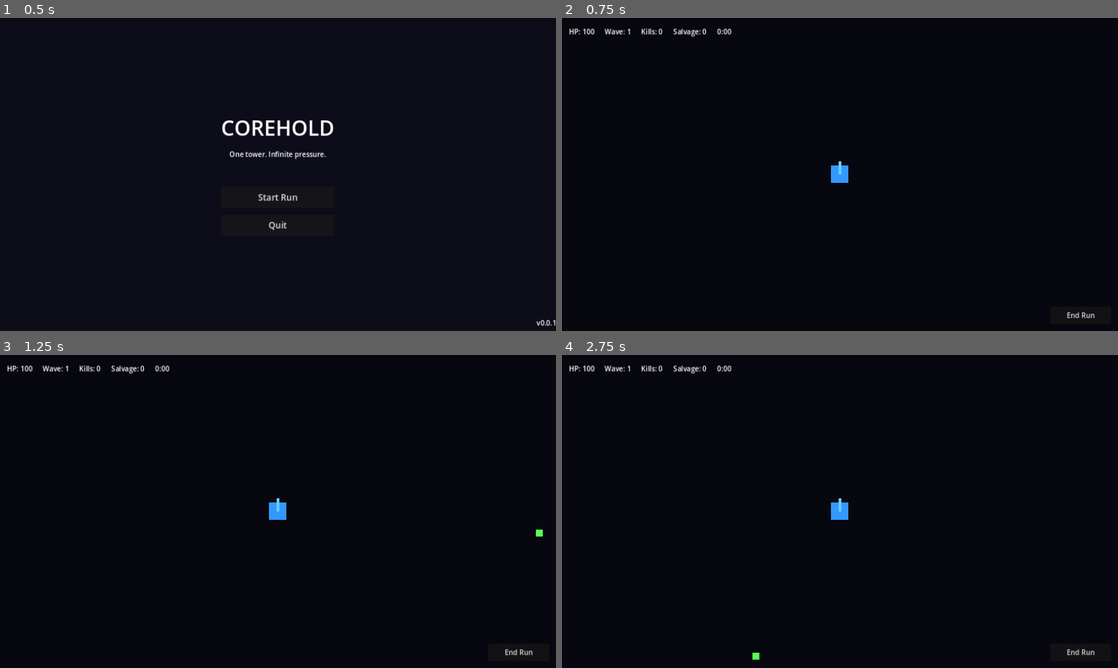
Above: before the commit, frames 1-4 (two rows, left to right).
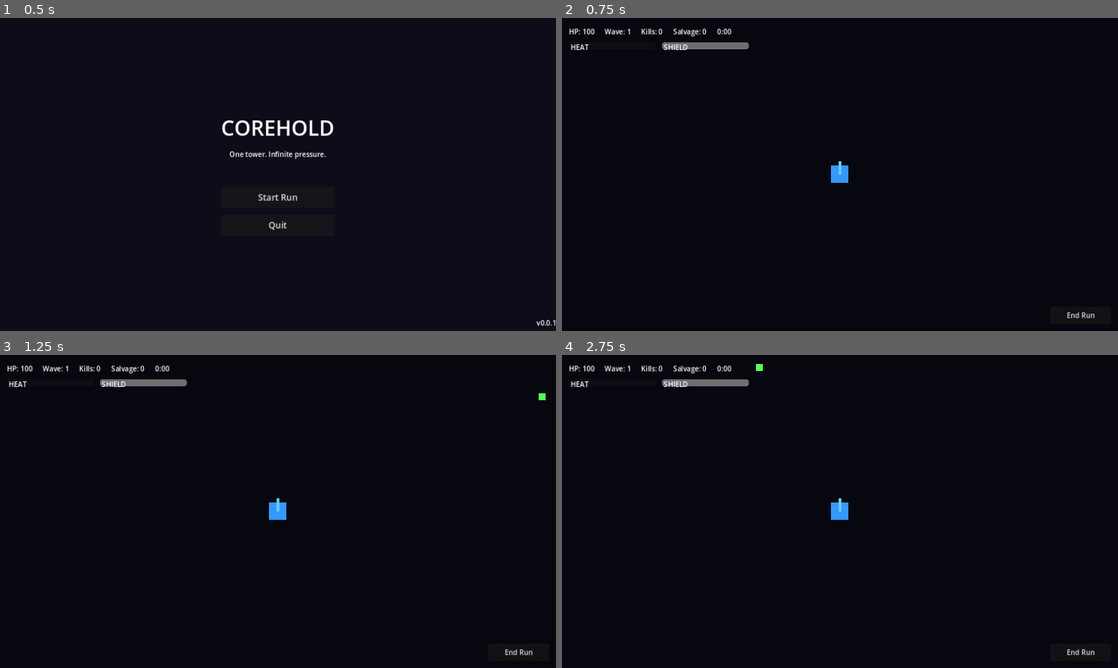
Above: after the commit, the same moments.

Repository: Mnehmos/corehold
Game: Godot game, scene res://scenes/MainMenu.tscn
The game is run twice, just before and just after one commit, with the same random seed, the same clock (stepped at 60 frames per second) and the same inputs.
Inputs:
- Up to frame 1 (0.5 s): no input
- Up to frame 2 (0.75 s): click "Start Run" at 0.5 s
- Up to frame 3 (1.25 s): no input
- Up to frame 4 (2.75 s): click "End Run" at 1.25 s; click "Restart" at 2 s

Frame 1 is identical in both runs. In frame 2, 0.4% of the frame differs, in the area x 1-34%, y 7-11%; in frame 3, 0.4%, in the area x 1-99%, y 7-58%; in frame 4, 0.4%.

Commit message:
feat: sprint 2-3 — WaveDirector, enemy archetypes, heat/power/shield systems (closes #10 #11 #12 #13 #14 #15 #16 #17)
Wave System (#10 #11 #13):
- WaveDirector.gd: formal wave progression from waves.json with scaling
- Boss waves every 10 waves with escort swarmers
- Difficulty scaling: HP/speed/count multipliers per wave
- Wave completion bonus salvage, boss kill bonus salvage
- Arena-edge spawning using Constants.ARENA_WIDTH/HEIGHT

Enemy Archetypes (#12):
- Enemy.gd: shield support (absorbs damage, regens after delay)
- Bomber archetype: explodes on contact for heavy damage then dies
- Boss archetype: added to 'bosses' group, distinct visual size
- All 8 enemy types from enemies.json fully functional

Machine Systems (#15 #16 #17):
- HeatSystem.gd: heat per shot, passive decay, overheat at 90%
- Overheating locks firing for 2s, fire rate decreases above 70% heat
- PowerSystem.gd: power draw tracking with capacity limits
- ShieldSystem.gd: absorbs damage before HP, regens after 3s delay

HUD & Integration:
- Tower.tscn: HeatSystem + ShieldSystem child nodes
- Game.tscn: Heat bar, Shield bar, Boss health bar
- Game.gd: delegates to WaveDirector, event-driven HUD updates

Diff:
--- a/scenes/Game.tscn
+++ b/scenes/Game.tscn
@@ -19,7 +19,7 @@
 anchors_preset = 0
 offset_left = 16.0
 offset_top = 16.0
-offset_right = 480.0
+offset_right = 600.0
 offset_bottom = 48.0
 theme_override_constants/separation = 24
 
@@ -43,6 +43,61 @@
 layout_mode = 2
 text = "0:00"
 
+[node name="HeatBar" type="ProgressBar" parent="HUD"]
+anchors_preset = 0
+offset_left = 16.0
+offset_top = 56.0
+offset_right = 216.0
+offset_bottom = 72.0
+max_value = 100.0
+value = 0.0
+show_percentage = false
+
+[node name="HeatLabel" type="Label" parent="HUD/HeatBar"]
+layout_mode = 0
+offset_left = 4.0
+offset_top = 0.0
+offset_right = 60.0
+offset_bottom = 16.0
+text = "HEAT"
+
+[node name="ShieldBar" type="ProgressBar" parent="HUD"]
+anchors_preset = 0
+offset_left = 230.0
+offset_top = 56.0
+offset_right = 430.0
+offset_bottom = 72.0
+max_value = 50.0
+value = 50.0
+show_percentage = false
+
+[node name="ShieldLabel" type="Label" parent="HUD/ShieldBar"]
+layout_mode = 0
+offset_left = 4.0
+offset_top = 0.0
+offset_right = 60.0
+offset_bottom = 16.0
+text = "SHIELD"
+
+[node name="BossBar" type="ProgressBar" parent="HUD"]
+visible = false
+anchors_preset = 0
+offset_left = 440.0
+offset_top = 340.0
+offset_right = 840.0
+offset_bottom = 364.0
+max_value = 500.0
+value = 500.0
+show_percentage = false
+
+[node name="BossLabel" type="Label" parent="HUD/BossBar"]
+layout_mode = 0
+offset_left = 4.0
+offset_top = -16.0
+offset_right = 100.0
+offset_bottom = 0.0
+text = "BOSS CORE"
+
 [node name="EndRunButton" type="Button" parent="HUD"]
 anchors_preset = 3
 anchor_left = 1.0
--- a/scenes/Tower.tscn
+++ b/scenes/Tower.tscn
@@ -1,6 +1,8 @@
 [gd_scene load_steps=4 format=3 uid="uid://bqtower001"]
 
 [ext_resource type="Script" path="res://scripts/combat/Tower.gd" id="1_tower"]
+[ext_resource type="Script" path="res://scripts/systems/HeatSystem.gd" id="2_heat"]
+[ext_resource type="Script" path="res://scripts/systems/ShieldSystem.gd" id="3_shield"]
 
 [sub_resource type="CircleShape2D" id="CircleShape2D_range"]
 resource_name = "CircleShape2D_range"
@@ -42,3 +44,9 @@
 
 [node name="HitboxCollision" type="CollisionShape2D" parent="Hitbox"]
 shape = SubResource("CircleShape2D_hitbox")
+
+[node name="HeatSystem" type="Node" parent="."]
+script = ExtResource("2_heat")
+
+[node name="ShieldSystem" type="Node" parent="."]
+script = ExtResource("3_shield")
--- a/scripts/combat/Enemy.gd
+++ b/scripts/combat/Enemy.gd
@@ -13,10 +13,12 @@
 
 extends Node2D
 ## Enemy entity. Handles movement toward tower, HP, damage, and death.
+## Supports archetypes: swarmer, runner, brute, shielded, bomber, splitter, jammer, boss.
 
 signal died(enemy: Node2D)
 
 var enemy_id: String = ""
+var enemy_name: String = ""
 var hp: int = 15
 var max_hp: int = 15
 var speed: float = 120.0
@@ -24,9 +26,17 @@
 var salvage_reward: int = 2
 var enemy_color: Color = Color.GREEN
 var enemy_size: float = 8.0
+var is_boss: bool = false
+var shield_hp: int = 0
+var max_shield_hp: int = 0
+var shield_regen_rate: float = 2.0
+var is_bomber: bool = false
 var _tower_position: Vector2 = Vector2.ZERO
 var _attack_cooldown: float = 0.0
 var _attack_interval: float = 1.0
+var _shield_regen_timer: float = 0.0
+var _shield_regen_delay: float = 3.0
+var _time_since_last_hit: float = 0.0
 
 @onready var _body: ColorRect = $EnemyBody
 @onready var _hitbox: Area2D = $Hitbox
@@ -37,6 +47,7 @@
 
 func setup(data: Dictionary, tower_pos: Vector2) -> void:
 	enemy_id = data.get("id", "unknown")
+	enemy_name = data.get("name", "Unknown")
 	hp = data.get("hp", 15)
 	max_hp = hp
 	speed = data.get("speed", 120.0)
@@ -44,12 +55,22 @@
 	salvage_reward = data.get("salvage_reward", 2)
 	enemy_color = Color.from_string(data.get("color", "#55ff55"), Color.GREEN)
 	enemy_size = data.get("size", 8.0)
+	is_boss = data.get("is_boss", false)
+	shield_hp = int(data.get("shield", 0))
+	max_shield_hp = shield_hp
+	is_bomber = enemy_id == "bomber"
 	_tower_position = tower_pos
+	if is_boss:
+		add_to_group("bosses")
 	_update_visual()
+
+func get_enemy_id() -> String:
+	return enemy_id
 
 func _process(delta: float) -> void:
 	if _tower_position == Vector2.ZERO:
 		return
+	_process_shield_regen(delta)
 	var direction: Vector2 = global_position.direction_to(_tower_position)
 	var distance: float = global_position.distance_to(_tower_position)
 	if distance > 24.0:
@@ -58,12 +79,27 @@
 		_attack_cooldown -= delta
 		if _attack_cooldown <= 0.0:
 			_attack_tower()
+			if is_bomber:
+				_die()
+				return
 			_attack_cooldown = _attack_interval
 
 func take_damage(amount: int) -> void:
+	_time_since_last_hit = 0.0
+	if shield_hp > 0:
+		var absorbed: int = mini(amount, shield_hp)
+		shield_hp -= absorbed
+		amount -= absorbed
 	hp -= amount
 	if hp <= 0:
 		_die()
+
+func _process_shield_regen(delta: float) -> void:
+	if max_shield_hp <= 0:
+		return
+	_time_since_last_hit += delta
+	if _time_since_last_hit >= _shield_regen_delay:
+		shield_hp = mini(max_shield_hp, shield_hp + int(shield_regen_rate * delta))
 
 func _attack_tower() -> void:
 	var towers: Array[Node] = get_tree().get_nodes_in_group("tower")
--- a/scripts/combat/Tower.gd
+++ b/scripts/combat/Tower.gd
@@ -1,6 +1,6 @@
 # Corehold
 # File: scripts/combat/Tower.gd
-# Purpose: Tower entity handling HP, rotation, targeting, and weapon firing
+# Purpose: Tower entity handling HP, rotation, targeting, weapon firing, heat, and shields
 #
 # Contribution Flow:
 # Issue → Branch → Test → Implement → PR → Review → Revise → Docs → Squash Merge → Main
@@ -12,7 +12,7 @@
 # - Update docs when behavior, architecture, setup, or data formats change.
 
 extends Node2D
-## Tower entity. Handles HP, rotation, targeting, and weapon firing.
+## Tower entity. Handles HP, rotation, targeting, weapon firing, heat, and shields.
 
 signal died
 
@@ -21,11 +21,15 @@
 @export var fire_rate: float = Constants.DEFAULT_FIRE_RATE
 @export var damage: int = Constants.DEFAULT_DAMAGE
 @export var projectile_speed: float = Constants.DEFAULT_PROJECTILE_SPEED
+@export var heat_per_shot: float = 2.0
 
 var hp: int = 0
 var _fire_cooldown: float = 0.0
 var _target: Node2D = null
 var _enemies_in_range: Array[Node2D] = []
+
+var heat_system: Node = null
+var shield_system: Node = null
 
 @onready var _barrel: Node2D = $BarrelPivot
 @onready var _range_area: Area2D = $RangeArea
@@ -34,6 +38,8 @@
 func _ready() -> void:
 	add_to_group("tower")
 	hp = max_hp
+	heat_system = $HeatSystem
+	shield_system = $ShieldSystem
 	if _range_area:
 		_range_area.area_entered.connect(_on_area_entered)
 		_range_area.area_exited.connect(_on_area_exited)
@@ -42,10 +48,17 @@
 	_update_target()
 	_rotate_toward_target()
 	_fire_cooldown -= delta
+	if heat_system:
+		heat_system.process_heat(delta)
+	if shield_system:
+		shield_system.process_shield(delta)
 	_try_fire()
 
 func take_damage(amount: int, source: String = "") -> void:
-	hp = max(0, hp - amount)
+	var remaining: int = amount
+	if shield_system:
+		remaining = shield_system.absorb_damage(amount)
+	hp = max(0, hp - remaining)
 	EventBus.tower_damaged.emit(amount, source)
 	RunState.tower_hp = hp
 	if hp <= 0:
@@ -98,7 +111,14 @@
 func _try_fire() -> void:
 	if _target == null or _fire_cooldown > 0.0:
 		return
-	_fire_cooldown = 1.0 / fire_rate
+	if heat_system and heat_system.is_overheated:
+		return
+	var effective_fire_rate: float = fire_rate
+	if heat_system:
+		effective_fire_rate *= heat_system.get_fire_rate_multiplier()
+	_fire_cooldown = 1.0 / effective_fire_rate
+	if heat_system and not heat_system.add_heat(heat_per_shot):
+		return
 	_spawn_projectile()
 
 func _spawn_projectile() -> void:
--- a/scripts/combat/WaveDirector.gd
+++ b/scripts/combat/WaveDirector.gd
@@ -13,4 +13,156 @@
 
 extends Node
 ## Wave director. Manages wave progression, spawning, and difficulty scaling.
-## Will be implemented in Sprint 2 (Issue #10).
+
+signal wave_started(wave_number: int)
+signal wave_completed(wave_number: int)
+signal boss_wave_started(woss_id: String)
+
+var wave_number: int = 0
+var enemies_alive: int = 0
+var _spawn_queue: Array = []
+var _spawn_timer: float = 0.0
+var _is_spawning: bool = false
+var _is_wave_rest: bool = false
+var _wave_rest_timer: float = 0.0
+var _waves_data: Array = []
+var _scaling: Dictionary = {}
+var _tower_position: Vector2 = Vector2.ZERO
+
+func start(tower_pos: Vector2) -> void:
+	_tower_position = tower_pos
+	_waves_data = GameState.waves_data.get("waves", [])
+	_scaling = GameState.waves_data.get("scaling", {})
+	begin_next_wave()
+
+func begin_next_wave() -> void:
+	wave_number += 1
+	RunState.wave_number = wave_number
+	wave_started.emit(wave_number)
+	EventBus.wave_started.emit(wave_number)
+	_build_spawn_queue()
+	_is_spawning = true
+	_spawn_timer = 0.0
+	var is_boss: bool = wave_number % Constants.BOSS_INTERVAL == 0
+	if is_boss:
+		boss_wave_started.emit("boss_core")
+
+func process(delta: float) -> void:
+	_process_spawning(delta)
+	if _is_wave_rest:
+		_wave_rest_timer -= delta
+		if _wave_rest_timer <= 0.0:
+			_is_wave_rest = false
+			begin_next_wave()
+	if not _is_spawning and enemies_alive <= 0 and not _is_wave_rest and wave_number > 0:
+		wave_completed.emit(wave_number)
+		EventBus.wave_completed.emit(wave_number)
+		_grant_wave_bonus()
+		_is_wave_rest = true
+		_wave_rest_timer = Constants.WAVE_REST_TIME
+
+func _build_spawn_queue() -> void:
+	_spawn_queue.clear()
+	var wave_def: Dictionary = _find_wave_definition(wave_number)
+	var groups: Array = wave_def.get("groups", [])
+	var is_boss_wave: bool = wave_number % Constants.BOSS_INTERVAL == 0
+	if is_boss_wave:
+		_build_boss_wave()
+		return
+	for group in groups:
+		var enemy_id: String = group.get("enemy", "swarmer")
+		var count: int = int(group.get("count", 1) * _get_count_multiplier())
+		var delay: float = group.get("delay", 0.5)
+		var enemy_data: Dictionary = GameState.get_enemy_by_id(enemy_id)
+		if enemy_data.is_empty():
+			continue
+		var scaled_data: Dictionary = _apply_scaling(enemy_data.duplicate())
+		for i in count:
+			_spawn_queue.append({"data": scaled_data.duplicate(), "delay": delay})
+
+func _build_boss_wave() -> void:
+	var boss_data: Dictionary = GameState.get_enemy_by_id("boss_core")
+	if boss_data.is_empty():
+		return
+	var scaled_boss: Dictionary = _apply_scaling(boss_data.duplicate())
+	_spawn_queue.append({"data": scaled_boss, "delay": 0.0})
+	var escort_count: int = maxi(3, wave_number / 5)
+	var swarmer_data: Dictionary = GameState.get_enemy_by_id("swarmer")
+	if not swarmer_data.is_empty():
+		var scaled_swarmer: Dictionary = _apply_scaling(swarmer_data.duplicate())
+		for i in escort_count:
+			_spawn_queue.append({"data": scaled_swarmer.duplicate(), "delay": 0.8})
+
+func _apply_scaling(data: Dictionary) -> Dictionary:
+	var hp_mult: float = 1.0 + _scaling.get("hp_multiplier_per_wave", 0.0) * (wave_number - 1)
+	var spd_mult: float = 1.0 + _scaling.get("speed_multiplier_per_wave", 0.0) * (wave_number - 1)
+	data["hp"] = int(data.get("hp", 15) * hp_mult)
+	if data.has("shield"):
+		data["shield"] = int(data["shield"] * hp_mult)
+	data["speed"] = data.get("speed", 100.0) * spd_mult
+	return data
+
+func _get_count_multiplier() -> float:
+	return 1.0 + _scaling.get("count_multiplier_per_wave", 0.0) * (wave_number - 1)
+
+func _find_wave_definition(wave: int) -> Dictionary:
+	var best: Dictionary = {}
+	for w in _waves_data:
+		if w.get("wave", 0) <= wave:
+			best = w
+		else:
+			break
+	if best.is_empty() and _waves_data.size() > 0:
+		best = _waves_data[0]
+	return best
+
+func _process_spawning(delta: float) -> void:
+	if not _is_spawning or _spawn_queue.is_empty():
+		if _is_spawning and _spawn_queue.is_empty():
+			_is_spawning = false
+		return
+	_spawn_timer -= delta
+	if _spawn_timer <= 0.0:
+		var entry: Dictionary = _spawn_queue.pop_front()
+		_spawn_enemy(entry["data"])
+		_spawn_timer = entry.get("delay", 0.5)
+
+func _spawn_enemy(data: Dictionary) -> void:
+	var enemy_scene: PackedScene = preload("res://scenes/Enemy.tscn")
+	var enemy: Node2D = enemy_scene.instantiate()
+	get_tree().current_scene.add_child(enemy)
+	enemy.global_position = _get_spawn_position()
+	enemy.setup(data, _tower_position)
+	enemy.died.connect(_on_enemy_died)
+	if data.get("is_boss", false):
+		EventBus.boss_spawned.emit(data.get("id", "boss_core"))
+	enemies_alive += 1
+	EventBus.enemy_spawned.emit(data.get("id", "unknown"))
+
+func _on_enemy_died(enemy: Node2D) -> void:
+	enemies_alive -= 1
+	if enemy.has_method("get_enemy_id"):
+		var eid: String = enemy.get_enemy_id()
+		if eid == "boss_core":
+			var reward: int = Constants.BOSS_KILL_BONUS
+			RunState.salvage += reward
+			EventBus.boss_defeated.emit(eid, reward)
+
+func _get_spawn_position() -> Vector2:
+	var side: int = randi() % 4
+	var margin: float = 40.0
+	match side:
+		0: return Vector2(randf() * Constants.ARENA_WIDTH, -margin)
+		1: return Vector2(randf() * Constants.ARENA_WIDTH, Constants.ARENA_HEIGHT + margin)
+		2: return Vector2(-margin, randf() * Constants.ARENA_HEIGHT)
+		3: return Vector2(Constants.ARENA_WIDTH + margin, randf() * Constants.ARENA_HEIGHT)
+		_: return Vector2(-margin, 360)
+
+func _grant_wave_bonus() -> void:
+	RunState.salvage += Constants.WAVE_COMPLETION_BONUS
+
+func is_resting() -> bool:
+	return _is_wave_rest
+
+func get_wave_number() -> int:
+	return wave_number
--- a/scripts/systems/HeatSystem.gd
+++ b/scripts/systems/HeatSystem.gd
@@ -13,4 +13,45 @@
 
 extends Node
 ## Heat system. Manages tower heat generation, dissipation, and overheating.
-## Will be implemented in Sprint 3 (Issue #15).
+
+var heat: float = 0.0
+var max_heat: float = Constants.DEFAULT_MAX_HEAT
+var heat_per_shot: float = 2.0
+var is_overheated: bool = false
+var _overheat_cooldown: float = 0.0
+var _overheat_penalty_duration: float = 2.0
+
+func _ready() -> void:
+	RunState.heat = 0.0
+	RunState.max_heat = max_heat
+
+func process_heat(delta: float) -> void:
+	if is_overheated:
+		_overheat_cooldown -= delta
+		if _overheat_cooldown <= 0.0:
+			is_overheated = false
+	heat = maxf(0.0, heat - Constants.HEAT_DECAY_RATE * delta)
+	RunState.heat = heat
+	RunState.max_heat = max_heat
+	EventBus.heat_changed.emit(heat, max_heat)
+
+func add_heat(amount: float) -> bool:
+	if is_overheated:
+		return false
+	heat += amount
+	if heat >= max_heat * Constants.OVERHEAT_THRESHOLD:
+		_trigger_overheat()
+	return not is_overheated
+
+func _trigger_overheat() -> void:
+	is_overheated = true
+	_overheat_cooldown = _overheat_penalty_duration
+	heat = max_heat
+
+func get_fire_rate_multiplier() -> float:
+	if is_overheated:
+		return Constants.OVERHEAT_PENALTY
+	var heat_ratio: float = heat / max_heat
+	if heat_ratio > 0.7:
+		return 1.0 - (heat_ratio - 0.7) * 0.5
+	return 1.0
--- a/scripts/systems/PowerSystem.gd
+++ b/scripts/systems/PowerSystem.gd
@@ -13,4 +13,29 @@
 
 extends Node
 ## Power system. Manages tower power capacity and module power draw.
-## Will be implemented in Sprint 3 (Issue #16).
+
+var power_used: float = 10.0
+var power_capacity: float = Constants.DEFAULT_POWER_CAPACITY
+
+func _ready() -> void:
+	RunState.power_used = power_used
+	RunState.power_capacity = power_capacity
+
+func add_draw(amount: float) -> bool:
+	if power_used + amount > power_capacity:
+		return false
+	power_used += amount
+	_sync_state()
+	return true
+
+func remove_draw(amount: float) -> void:
+	power_used = maxf(0.0, power_used - amount)
+	_sync_state()
+
+func has_capacity(amount: float) -> bool:
+	return power_used + amount <= power_capacity
+
+func _sync_state() -> void:
+	RunState.power_used = power_used
+	RunState.power_capacity = power_capacity
+	EventBus.power_changed.emit(power_used, power_capacity)
--- a/scripts/systems/ShieldSystem.gd
+++ b/scripts/systems/ShieldSystem.gd
@@ -13,4 +13,40 @@
 
 extends Node
 ## Shield system. Manages shield absorption, regeneration, and break feedback.
-## Will be implemented in Sprint 3 (Issue #17).
+
+var shield: float = 0.0
+var max_shield: float = Constants.DEFAULT_SHIELD
+var _time_since_hit: float = 0.0
+var is_broken: bool = false
+
+func _ready() -> void:
+	shield = max_shield
+	RunState.shield = shield
+	RunState.max_shield = max_shield
+
+func process_shield(delta: float) -> void:
+	if shield < max_shield and not is_broken:
+		_time_since_hit += delta
+		if _time_since_hit >= Constants.SHIELD_REGEN_DELAY:
+			shield = minf(max_shield, shield + Constants.SHIELD_REGEN_RATE * delta)
+			RunState.shield = shield
+			EventBus.shield_changed.emit(shield, max_shield)
+
+func absorb_damage(amount: int) -> int:
+	var remaining: int = amount
+	if shield > 0:
+		var absorbed: float = minf(shield, float(amount))
+		shield -= absorbed
+		remaining -= int(absorbed)
+		_time_since_hit = 0.0
+		if shield <= 0:
+			is_broken = true
+		EventBus.shield_changed.emit(shield, max_shield)
+	RunState.shield = shield
+	return remaining
+
+func restore(amount: float) -> void:
+	shield = minf(max_shield, shield + amount)
+	is_broken = false
+	RunState.shield = shield
+	EventBus.shield_changed.emit(shield, max_shield)
--- a/scripts/ui/Game.gd
+++ b/scripts/ui/Game.gd
@@ -17,36 +17,27 @@
 const TOWER_POSITION: Vector2 = Vector2(640, 360)
 
 var _tower: Node2D = null
-var _wave_number: int = 0
-var _enemies_alive: int = 0
-var _wave_spawn_queue: Array = []
-var _spawn_timer: float = 0.0
-var _wave_rest_timer: float = 0.0
-var _is_spawning: bool = false
-var _is_wave_rest: bool = false
+var _wave_director: Node = null
 var _run_ended: bool = false
 
 func _ready() -> void:
 	RunState.reset()
 	EventBus.run_started.emit()
 	$HUD/EndRunButton.pressed.connect(_on_end_run_pressed)
+	EventBus.boss_spawned.connect(_on_boss_spawned)
+	EventBus.boss_defeated.connect(_on_boss_defeated)
+	EventBus.heat_changed.connect(_on_heat_changed)
+	EventBus.shield_changed.connect(_on_shield_changed)
 	_spawn_tower()
-	_start_next_wave()
+	_setup_wave_director()
 	_update_hud()
 
 func _process(delta: float) -> void:
 	if _run_ended:
 		return
 	RunState.run_time += delta
-	_process_spawning(delta)
-	if _is_wave_rest:
-		_wave_rest_timer -= delta
-		if _wave_rest_timer <= 0.0:
-			_is_wave_rest = false
-			_start_next_wave()
-	if not _is_spawning and _enemies_alive <= 0 and not _is_wave_rest and _wave_number > 0:
-		_is_wave_rest = true
-		_wave_rest_timer = Constants.WAVE_REST_TIME
+	if _wave_director:
+		_wave_director.process(delta)
 	_update_hud()
 
 func _spawn_tower() -> void:
@@ -56,11 +47,34 @@
 	_tower.global_position = TOWER_POSITION
 	_tower.died.connect(_on_tower_died)
 
+func _setup_wave_director() -> void:
+	var wd_script: GDScript = load("res://scripts/combat/WaveDirector.gd")
+	_wave_director = Node.new()
+	_wave_director.set_script(wd_script)
+	add_child(_wave_director)
+	_wave_director.start(TOWER_POSITION)
+
 func _on_tower_died() -> void:
 	_end_run()
 
 func _on_end_run_pressed() -> void:
 	_end_run()
+
+func _on_boss_spawned(boss_id: String) -> void:
+	$HUD/BossBar.visible = true
+
+func _on_boss_defeated(boss_id: String, reward: int) -> void:
+	$HUD/BossBar.visible = false
+
+func _on_heat_changed(current: float, max_heat: float) -> void:
+	var bar: ProgressBar = $HUD/HeatBar
+	bar.value = current
+	bar.max_value = max_heat
+
+func _on_shield_changed(current: float, max_shield: float) -> void:
+	var bar: ProgressBar = $HUD/ShieldBar
+	bar.value = current
+	bar.max_value = max_shield
 
 func _end_run() -> void:
 	if _run_ended:
@@ -80,79 +94,6 @@
 	)
 	get_tree().change_scene_to_file("res://scenes/RunSummary.tscn")
 
-func _start_next_wave() -> void:
-	_wave_number += 1
-	RunState.wave_number = _wave_number
-	EventBus.wave_started.emit(_wave_number)
-	_build_spawn_queue()
-	_is_spawning = true
-	_spawn_timer = 0.0
-
-func _build_spawn_queue() -> void:
-	_wave_spawn_queue.clear()
-	var waves_data: Array = GameState.waves_data.get("waves", [])
-	var wave_def: Dictionary = _find_wave_definition(waves_data, _wave_number)
-	var groups: Array = wave_def.get("groups", [])
-	var scaling: Dictionary = GameState.waves_data.get("scaling", {})
-	var hp_mult: float = 1.0 + scaling.get("hp_multiplier_per_wave", 0.0) * (_wave_number - 1)
-	var count_mult: float = 1.0 + scaling.get("count_multiplier_per_wave", 0.0) * (_wave_number - 1)
-	for group in groups:
-		var enemy_id: String = group.get("enemy", "swarmer")
-		var count: int = int(group.get("count", 1) * count_mult)
-		var delay: float = group.get("delay", 0.5)
-		var enemy_data: Dictionary = GameState.get_enemy_by_id(enemy_id)
-		if enemy_data.is_empty():
-			continue
-		if hp_mult > 1.0:
-			enemy_data["hp"] = int(enemy_data.get("hp", 15) * hp_mult)
-		for i in count:
-			_wave_spawn_queue.append({"data": enemy_data.duplicate(), "delay": delay})
-
-func _find_wave_definition(waves_data: Array, wave: int) -> Dictionary:
-	var best: Dictionary = {}
-	for w in waves_data:
-		if w.get("wave", 0) <= wave:
-			best = w
-		else:
-			break
-	if best.is_empty() and waves_data.size() > 0:
-		best = waves_data[0]
-	return best
-
-func _process_spawning(delta: float) -> void:
-	if not _is_spawning or _wave_spawn_queue.is_empty():
-		if _is_spawning and _wave_spawn_queue.is_empty():
-			_is_spawning = false
-		return
-	_spawn_timer -= delta
-	if _spawn_timer <= 0.0:
-		var entry: Dictionary = _wave_spawn_queue.pop_front()
-		_spawn_enemy(entry["data"])
-		_spawn_timer = entry.get("delay", 0.5)
-
-func _spawn_enemy(data: Dictionary) -> void:
-	var enemy_scene: PackedScene = preload("res://scenes/Enemy.tscn")
-	var enemy: Node2D = enemy_scene.instantiate()
-	add_child(enemy)
-	enemy.global_position = _get_spawn_position()
-	enemy.setup(data, TOWER_POSITION)
-	enemy.died.connect(_on_enemy_died)
-	_enemies_alive += 1
-	EventBus.enemy_spawned.emit(data.get("id", "unknown"))
-
-func _on_enemy_died(_enemy: Node2D) -> void:
-	_enemies_alive -= 1
-
-func _get_spawn_position() -> Vector2:
-	var side: int = randi() % 4
-	var margin: float = 40.0
-	match side:
-		0: return Vector2(randf() * 1280, -margin)
-		1: return Vector2(randf() * 1280, 720 + margin)
-		2: return Vector2(-margin, randf() * 720)
-		3: return Vector2(1280 + margin, randf() * 720)
-		_: return Vector2(-margin, 360)
-
 func _update_hud() -> void:
 	var hud_panel: HBoxContainer = $HUD/HUDPanel
 	hud_panel.get_node("HPLabel").text = "HP: %d" % RunState.tower_hp
@@ -160,6 +101,28 @@
 	hud_panel.get_node("KillsLabel").text = "Kills: %d" % RunState.kills
 	hud_panel.get_node("SalvageLabel").text = "Salvage: %d" % RunState.salvage
 	hud_panel.get_node("TimerLabel").text = _format_time(RunState.run_time)
+	if _tower and is_instance_valid(_tower) and _tower.heat_system:
+		var bar: ProgressBar = $HUD/HeatBar
+		bar.value = _tower.heat_system.heat
+		bar.max_value = _tower.heat_system.max_heat
+	if _tower and is_instance_valid(_tower) and _tower.shield_system:
+		var bar: ProgressBar = $HUD/ShieldBar
+		bar.value = _tower.shield_system.shield
+		bar.max_value = _tower.shield_system.max_shield
+	_update_boss_bar()
+
+func _update_boss_bar() -> void:
+	var boss_bar: ProgressBar = $HUD/BossBar
+	var bosses: Array[Node] = get_tree().get_nodes_in_group("bosses")
+	bosses = bosses.filter(func(b): return is_instance_valid(b))
+	if bosses.size() > 0:
+		var boss: Node2D = bosses[0]
+		if boss.has_method("get_enemy_id"):
+			boss_bar.visible = true
+			boss_bar.max_value = boss.max_hp
+			boss_bar.value = boss.hp
+	else:
+		boss_bar.visible = false
 
 func _format_time(seconds: float) -> String:
 	var mins: int = int(seconds) / 60
